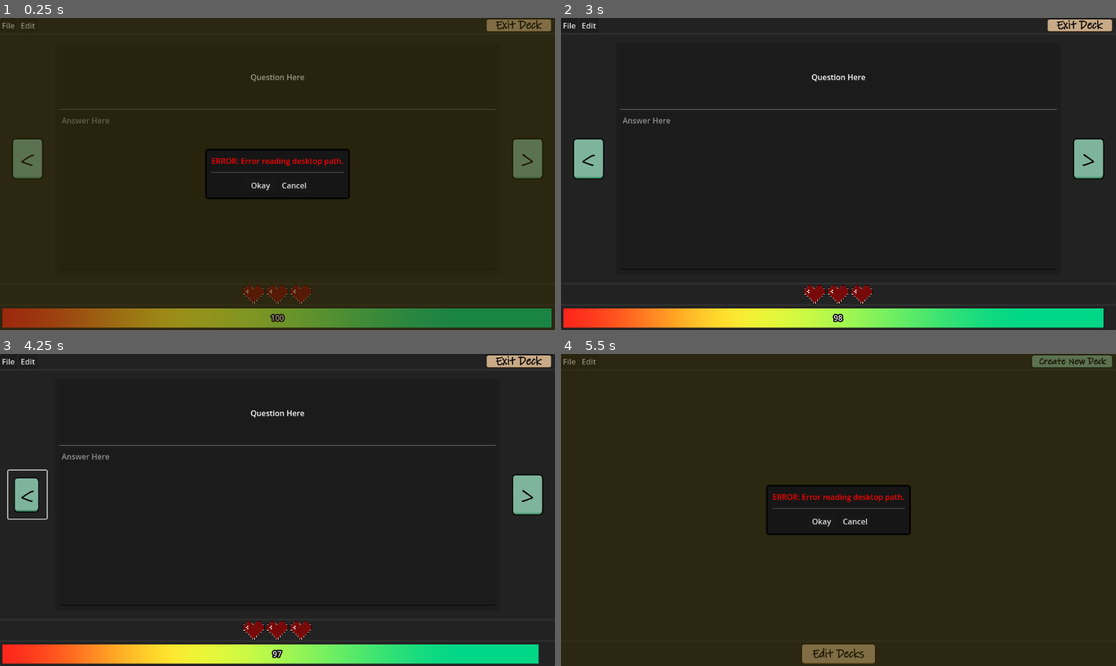
Above: before the commit, frames 1-4 (two rows, left to right).
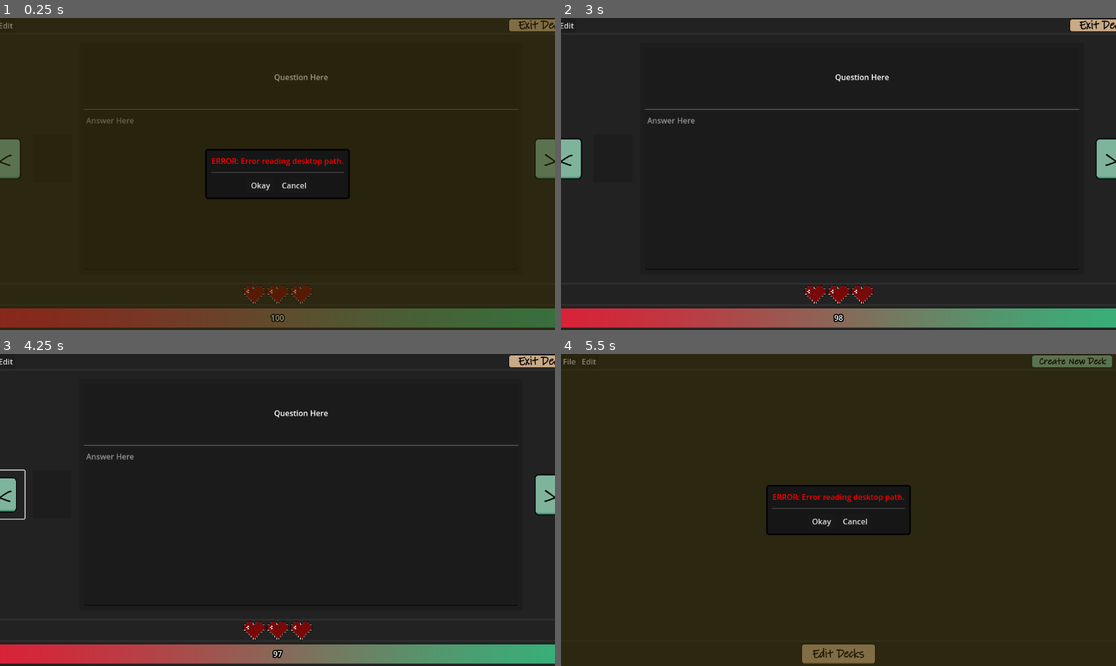
Above: after the commit, the same moments.

Repository: J-Four/Team-9-OOSE
Game: Godot game, scene res://Scenes/playDeck.tscn
Two runs of this game, one before a commit and one after it. Both use one fixed random seed, a clock stepped at 60 frames per second and the inputs below. This scene is started directly instead of the project's main scene.
Inputs (mouse positions are in pixels of both pictures, inside the frame that each line leads up to; where the layout moved, square brackets give the same spot in the first picture):
- Up to frame 1 (0.25 s): no input
- Up to frame 2 (3 s): click (610, 158) [588, 158] at 0.5 s; click "<" at 1.25 s; click ">" at 2 s; click "Okay" at 2.75 s
- Up to frame 3 (4.25 s): click "<" at 3.5 s
- Up to frame 4 (5.5 s): click ">" at 4.25 s; click "OK" at 5 s

The runs differ from the first frame. In frame 1, 7.7% of the frame differs, in the area x 0-100%, y 0-100%; in frame 2, 8.7%; in frame 3, 8.7%; in frame 4, nothing differs.

Commit message:
study mode loads a hardcoded deck, no verification of A yet

Diff:
--- a/testinggodot/Scenes/playDeck.tscn
+++ b/testinggodot/Scenes/playDeck.tscn
@@ -17,8 +17,7 @@
 
 [sub_resource type="Gradient" id="Gradient_pv2ao"]
 interpolation_mode = 2
-offsets = PackedFloat32Array(0, 0.337662, 0.831169)
-colors = PackedColorArray(1, 0.151344, 0.108333, 1, 0.953841, 0.943234, 0.207595, 1, 1.05888e-06, 0.844431, 0.527452, 1)
+colors = PackedColorArray(0.862656, 0.126259, 0.215131, 1, 0.209471, 0.696311, 0.479194, 1)
 
 [sub_resource type="GradientTexture1D" id="GradientTexture1D_a0eps"]
 gradient = SubResource("Gradient_pv2ao")
@@ -92,6 +91,11 @@
 theme = ExtResource("3_wb6ev")
 text = "<"
 
+[node name="PrevArrowDisabled" type="Button" parent="PanelContainer/VBoxContainer/PanelContainer2/MarginContainer/HBoxContainer"]
+custom_minimum_size = Vector2(80, 100)
+layout_mode = 2
+size_flags_vertical = 4
+
 [node name="PanelContainer" type="PanelContainer" parent="PanelContainer/VBoxContainer/PanelContainer2/MarginContainer/HBoxContainer"]
 layout_mode = 2
 size_flags_horizontal = 3
@@ -195,4 +199,5 @@
 
 [connection signal="pressed" from="PanelContainer/VBoxContainer/PanelContainer/HBoxContainer/ExitButton" to="." method="_on_exit_button_pressed"]
 [connection signal="pressed" from="PanelContainer/VBoxContainer/PanelContainer2/MarginContainer/HBoxContainer/PrevArrow" to="." method="_on_prev_arrow_pressed"]
+[connection signal="pressed" from="PanelContainer/VBoxContainer/PanelContainer2/MarginContainer/HBoxContainer/PrevArrowDisabled" to="." method="_on_prev_arrow_pressed"]
 [connection signal="pressed" from="PanelContainer/VBoxContainer/PanelContainer2/MarginContainer/HBoxContainer/NextArrow" to="." method="_on_next_arrow_pressed"]
--- a/testinggodot/scripts/playScreen.gd
+++ b/testinggodot/scripts/playScreen.gd
@@ -2,12 +2,12 @@
 
 @onready var Deckname
 @onready var PrevArrow : Button = get_node("PanelContainer/VBoxContainer/PanelContainer2/MarginContainer/HBoxContainer/PrevArrow")
+@onready var PrevArrowD : Button = get_node("PanelContainer/VBoxContainer/PanelContainer2/MarginContainer/HBoxContainer/PrevArrowDisabled")
 @onready var NextArrow : Button = get_node("PanelContainer/VBoxContainer/PanelContainer2/MarginContainer/HBoxContainer/NextArrow")
 @onready var QLabel : Label = get_node("PanelContainer/VBoxContainer/PanelContainer2/MarginContainer/HBoxContainer/PanelContainer/MarginContainer/VBoxContainer/PanelContainer/QLabel")
 @onready var ATextEdit : TextEdit = get_node("PanelContainer/VBoxContainer/PanelContainer2/MarginContainer/HBoxContainer/PanelContainer/MarginContainer/VBoxContainer/ATextEdit")
 @onready var TimerBar : ProgressBar = get_node("PanelContainer/VBoxContainer/PanelContainer3/MarginContainer/ProgressBar")
 @onready var Timerlabel : Label = get_node("PanelContainer/VBoxContainer/PanelContainer3/TimerLabel")
-
 
 var currentCard : int = 1
 var numCards: int = 1
@@ -17,6 +17,7 @@
 func _ready() -> void:
 	#Deckname.ChosenDeck.connect(_open_deck)
 	TimerBar.value = 100
+	#QLabel.text = "testing this func"
 	_open_deck("SomeDeck")
 
 
@@ -31,6 +32,7 @@
 
 
 func _open_deck(Dname : String):
+
 	var dir_path: String = OS.get_system_dir(OS.SYSTEM_DIR_DESKTOP) + "/flash_cards"
 	var dir = DirAccess.open(dir_path) #grabbed a lot of this straight from Main menu script
 	if not dir:
@@ -44,8 +46,10 @@
 
 		var json = JSON.new()
 		var error = json.parse(data_str)
+
 		if error == OK:
 			var data: Dictionary = json.data
+			_load_deck(Dname, data)
 		else:
 			MessageDisplayer.error_popup("JSON parse error: " + json.get_error_message() + " in " + data_str, self)
 	else:
@@ -55,21 +59,21 @@
 func _load_deck(Dname : String, data : Dictionary):
 	PrevArrow.visible = false
 	currentDeck = data
-	numCards = len(data["cards"]) #getting number of cards
-	QLabel.text = str(data["Cards"][currentCard]["Question"]) #filling in question text
+	numCards = len(data["Cards"]) #getting number of cards
+	QLabel.text = str(data["Cards"][currentCard-1]["Question"]) #filling in question text
 
 	pass
 
 func _change_card_display(idx : int):
 	if (idx == 0): # if first card turn off left arrow
 		PrevArrow.visible = false
+		PrevArrowD.visible = true
 	else:
 		PrevArrow.visible = true
-	if (idx == numCards): # if last card turn off right arrow
-		NextArrow.visible = false
-	else:
-		NextArrow.visibile = true
-	QLabel.text = str(currentDeck["Cards"][currentCard]["Question"]) #filling in question text
+		PrevArrowD.visible = false
+
+	NextArrow.visible = true
+	QLabel.text = str(currentDeck["Cards"][currentCard-1]["Question"]) #filling in question text
 
 
 
